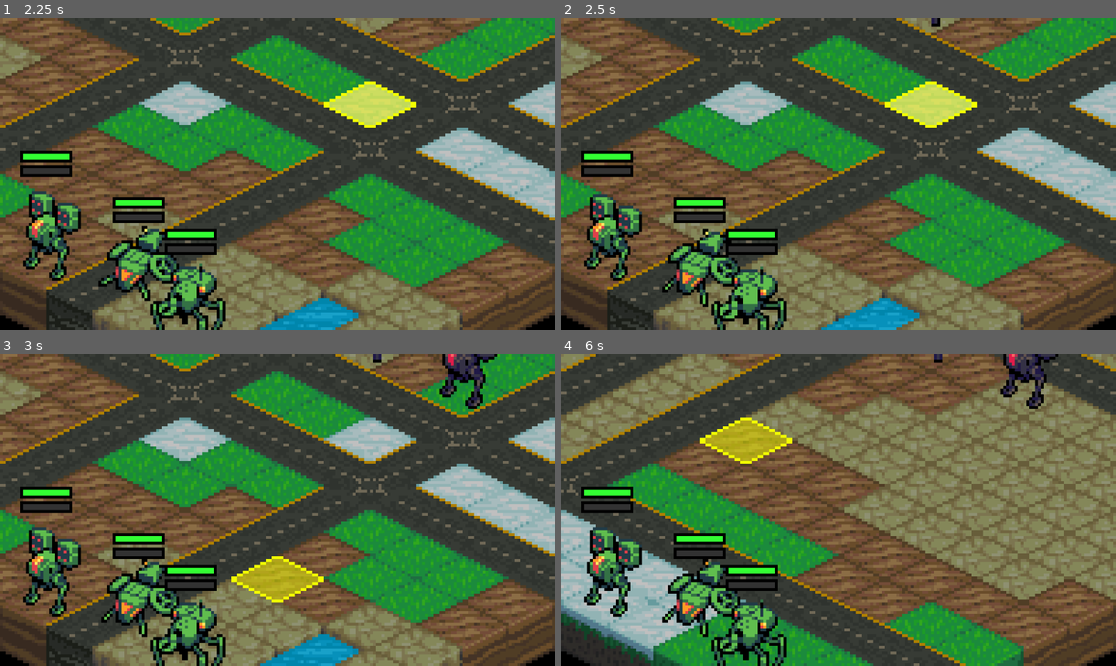
Above: before the commit, frames 1-4 (two rows, left to right).
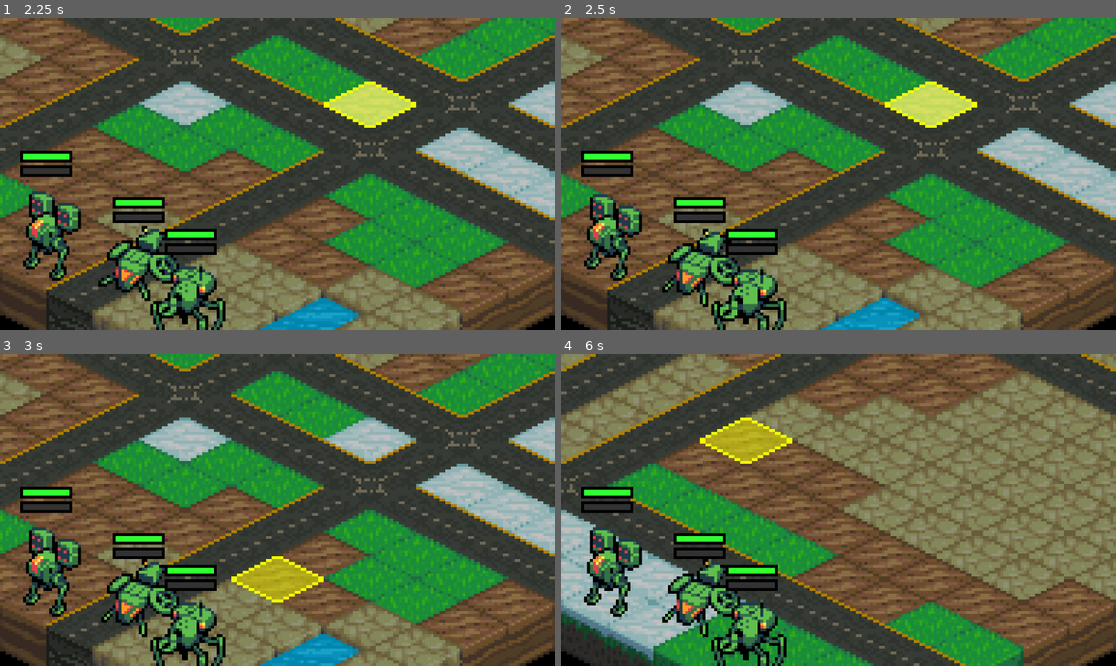
Above: after the commit, the same moments.

Repository: Tekknobot/Terrain
Game: Godot game, scene res://Scenes/Main.tscn
Same seed, same stepped clock (60 frames per second), same inputs: the game is played once before the commit and once after it.
Inputs (mouse positions are in pixels of both pictures, inside the frame that each line leads up to):
- Up to frame 1 (2.25 s): tap Enter at 0.5 s; move the mouse to (399, 158) at 0.52 s; click (399, 158) at 0.67 s; tap Space at 0.77, 1.52 s; move the mouse to (166, 189) at 1.27 s; click (166, 189) at 1.42 s; move the mouse to (333, 105) at 2.02 s; click (333, 105) at 2.17 s
- Up to frame 2 (2.5 s): no input
- Up to frame 3 (3 s): move the mouse to (249, 572) at 2.77 s; click (249, 572) at 2.92 s
- Up to frame 4 (6 s): tap Space at 3.02, 3.77, 4.52 s; move the mouse to (1005, 556) at 3.52 s; click (1005, 556) at 3.67 s; move the mouse to (672, 463) at 4.27 s; click (672, 463) at 4.42 s; move the mouse to (866, 510) at 5.02 s; click (866, 510) at 5.17 s; move the mouse to (755, 432) at 5.77 s; click (755, 432) at 5.92 s

Frame 1 is identical in both runs. In frame 2, less than 0.1% of the frame differs, in the area x 66-69%, y 0-3%; in frame 3, 1.0%, in the area x 67-90%, y 0-18%; in frame 4, 0.8%.

Commit message:
Progress.

Diff:
--- a/Scripts/BattleGrid.gd
+++ b/Scripts/BattleGrid.gd
@@ -43,6 +43,12 @@
 
 var attack_sound = preload("res://Audio/SFX/attack_default.wav")  # Replace with your actual path
 var beep_sound = preload("res://Audio/SFX/Retro Beeep 06.wav")  # Replace with your actual path
+
+var all_units: Array[Node2D]
+var current_unit_index := 0
+var planning_phase := true
+var planned_units := 0
+var completed_units
 
 func _ready():
 	tile_size = get_tileset().tile_size
@@ -425,15 +431,13 @@
 		player.global_position = pos
 		player.play()
 
-var all_units: Array[Node2D]
-var current_unit_index := 0
-var planning_phase := true
+var all_player_units: Array[Node2D] = []
+var finished_player_units: Array[Node2D] = []
 
 func start_player_turn():
-	all_units = get_tree().get_nodes_in_group("Units").filter(func(u): return u.is_player)
-	current_unit_index = 0
-	planning_phase = true
-	allow_player_to_plan_next()
+	all_player_units = get_tree().get_nodes_in_group("Units").filter(func(u): return u.is_player)
+	finished_player_units.clear()
+	print("🎮 Player turn started. Units:", all_player_units.size())
 
 func allow_player_to_plan_next():
 	if current_unit_index >= all_units.size():
@@ -447,11 +451,39 @@
 	var unit = all_units[current_unit_index]
 	unit.plan_move(move_tile)
 	unit.plan_attack(attack_target)
+	planned_units += 1
 	current_unit_index += 1
 	allow_player_to_plan_next()
+
+	# ✅ If all are planned, trigger actions immediately
+	if planned_units >= all_units.size():
+		await _execute_all_player_units()
+
 
 func end_turn():
 	planning_phase = false
 	for unit in all_units:
 		await unit.execute_actions()
 	# Switch to enemy turn next
+
+func on_player_unit_done(unit: Node2D):
+	if finished_player_units.has(unit):
+		return
+
+	finished_player_units.append(unit)
+	print("✅ Player finished with:", unit.name)
+
+	if finished_player_units.size() == all_player_units.size():
+		print("🏁 All player units done! Ending turn...")
+		var turn_manager = get_node("/root/TurnManager")
+		if turn_manager:
+			turn_manager.end_turn()
+
+func _execute_all_player_units():
+	for unit in all_units:
+		await unit.execute_all_player_actions()
+
+	# 🔁 After all units are done, switch to enemy turn
+	var turn_manager = get_tree().get_current_scene().get_node("TurnManager")
+	if turn_manager:
+		turn_manager.end_turn()
--- a/Scripts/TurnManager.gd
+++ b/Scripts/TurnManager.gd
@@ -79,7 +79,7 @@
 				var next_step: Vector2i = Vector2i(-1, -1)
 
 				for i in range(max_steps, 0, -1):
-					var step = path[i]
+					var step: Vector2i = path[i]
 					if tilemap._is_tile_walkable(step) and not tilemap.is_tile_occupied(step) and not tilemap.is_water_tile(step):
 						next_step = step
 						break
@@ -87,6 +87,9 @@
 				if next_step != Vector2i(-1, -1):
 					print("🚶 Planning move to:", next_step)
 					unit.plan_move(next_step)
+				else:
+					print("⛔ No valid movement tile found within range")
+
 
 				if unit.tile_pos.distance_to(target.tile_pos) == 1:
 					print("💥 Planning attack on:", target.name)
--- a/Scripts/Unit.gd
+++ b/Scripts/Unit.gd
@@ -56,8 +56,12 @@
 		sprite.play("move")
 		sprite.flip_h = global_position.x < world_target.x
 
+	var duration := 0.3  # default for player
+	if not is_player:
+		duration = 0.5  # use faster speed for enemy
+
 	var tween = create_tween()
-	tween.tween_property(self, "global_position", world_target, 0.3).set_trans(Tween.TRANS_SINE).set_ease(Tween.EASE_IN_OUT)
+	tween.tween_property(self, "global_position", world_target, duration).set_trans(Tween.TRANS_SINE).set_ease(Tween.EASE_IN_OUT)
 	await tween.finished
 
 	tile_pos = dest
@@ -65,6 +69,7 @@
 		sprite.play("default")
 
 	emit_signal("movement_finished")
+
 
 func auto_attack_adjacent():
 	var directions = [
@@ -234,7 +239,7 @@
 	if queued_move != Vector2i(-1, -1):
 		move_to(queued_move)
 		await self.movement_finished
-		queued_move = Vector2i(-1, -1)  # Only reset here, once
+		queued_move = Vector2i(-1, -1)
 
 	if queued_attack_target and is_instance_valid(queued_attack_target):
 		if queued_attack_target == self:
@@ -242,13 +247,6 @@
 			queued_attack_target = null
 			return
 
-	# ATTACK second
-	if queued_attack_target and is_instance_valid(queued_attack_target):
-		if queued_attack_target == self:
-			print("🚨 Skipping attack: unit tried to attack itself")
-			queued_attack_target = null
-			return
-
 		# Face the target
 		var dir = (queued_attack_target.tile_pos - tile_pos)
 		var sprite = get_node("AnimatedSprite2D")
@@ -262,3 +260,19 @@
 			sprite.play("attack")
 			await sprite.animation_finished
 			sprite.play("default")
+
+		if is_player:
+			if tilemap and tilemap.has_method("on_player_unit_done"):
+				tilemap.on_player_unit_done(self)
+
+func execute_all_player_actions():
+	var units := get_tree().get_nodes_in_group("Units").filter(func(u): return u.is_player)
+
+	for unit in units:
+		if unit.has_method("execute_actions"):
+			await unit.execute_actions()
+
+	# ✅ All player actions are complete
+	var turn_manager = get_node("/root/TurnManager")  # or however you access it
+	if turn_manager and turn_manager.has_method("end_turn"):
+		turn_manager.end_turn()
